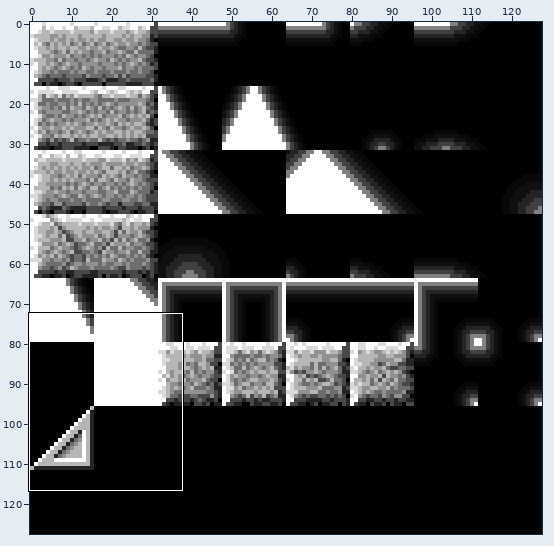
A pixel-art file gets an edit: gfx/tiles.aseprite. The picture above shows the old version from afar; the outline marks the close-up.
Close-up. As it was:
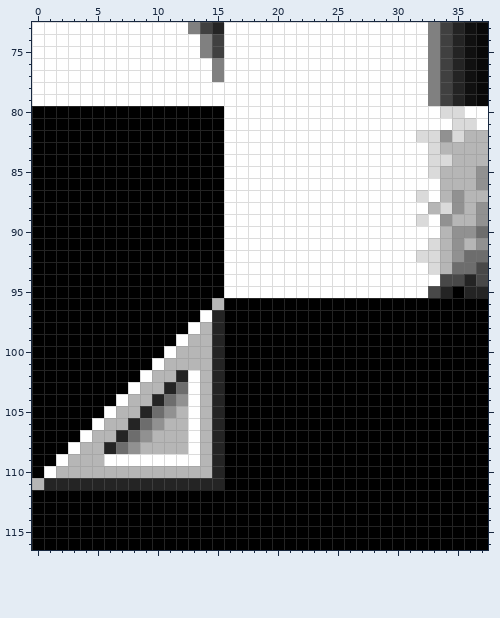
128x128 pixels, 1 frame. Colours within 5 levels of each other are drawn and written as one. Shown: x 0..37, y 73..116.
And afterwards:
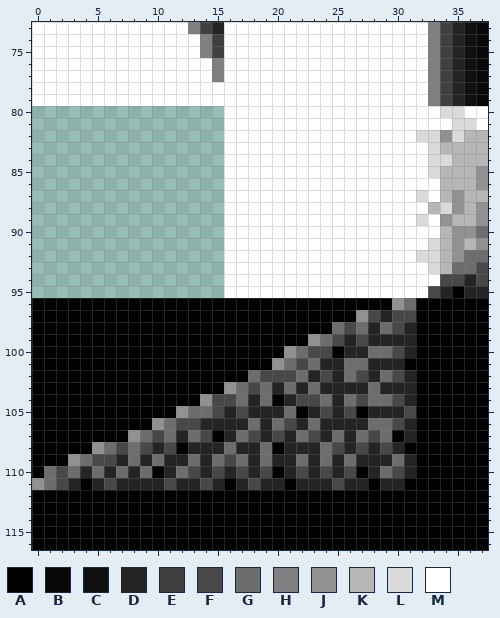
Palette (. is transparent): A #000000  B #080808  C #101010  D #242424  E #404040  F #484848  G #6d6d6d  H #808080  J #919191  K #b6b6b6  L #dadada  M #ffffff
Edits made:
@@ x 0..37 @@
  79 MMMMMMMMMMMMMMMMMMMMMMMMMMMMMMMMMHEDCB
- 80 AAAAAAAAAAAAAAAAMMMMMMMMMMMMMMMMMMLLMM
- 81 AAAAAAAAAAAAAAAAMMMMMMMMMMMMMMMMMMMLLM
- 82 AAAAAAAAAAAAAAAAMMMMMMMMMMMMMMMMLLJLKK
- 83 AAAAAAAAAAAAAAAAMMMMMMMMMMMMMMMMMLKKKK
- 84 AAAAAAAAAAAAAAAAMMMMMMMMMMMMMMMMMLLKKK
- 85 AAAAAAAAAAAAAAAAMMMMMMMMMMMMMMMMMLKKKJ
- 86 AAAAAAAAAAAAAAAAMMMMMMMMMMMMMMMMMMKKKJ
- 87 AAAAAAAAAAAAAAAAMMMMMMMMMMMMMMMMLMKJKK
- 88 AAAAAAAAAAAAAAAAMMMMMMMMMMMMMMMMMKLJKJ
- 89 AAAAAAAAAAAAAAAAMMMMMMMMMMMMMMMMLMJKKJ
- 90 AAAAAAAAAAAAAAAAMMMMMMMMMMMMMMMMMMKJJG
- 91 AAAAAAAAAAAAAAAAMMMMMMMMMMMMMMMMMLKJKJ
- 92 AAAAAAAAAAAAAAAAMMMMMMMMMMMMMMMMLLKJGG
- 93 AAAAAAAAAAAAAAAAMMMMMMMMMMMMMMMMMLKGGF
- 94 AAAAAAAAAAAAAAAAMMMMMMMMMMMMMMMMMMFFDF
- 95 AAAAAAAAAAAAAAAAMMMMMMMMMMMMMMMMMFDADD
- 96 AAAAAAAAAAAAAAAKAAAAAAAAAAAAAAAAAAAAAA
- 97 AAAAAAAAAAAAAAMDAAAAAAAAAAAAAAAAAAAAAA
- 98 AAAAAAAAAAAAAMKDAAAAAAAAAAAAAAAAAAAAAA
- 99 AAAAAAAAAAAAMKKDAAAAAAAAAAAAAAAAAAAAAA
-100 AAAAAAAAAAAMKKKDAAAAAAAAAAAAAAAAAAAAAA
-101 AAAAAAAAAAMKKKKDAAAAAAAAAAAAAAAAAAAAAA
-102 AAAAAAAAAMKKDMKDAAAAAAAAAAAAAAAAAAAAAA
-103 AAAAAAAAMKKDGMKDAAAAAAAAAAAAAAAAAAAAAA
-104 AAAAAAAMKKDGJMKDAAAAAAAAAAAAAAAAAAAAAA
-105 AAAAAAMKKDGJKMKDAAAAAAAAAAAAAAAAAAAAAA
-106 AAAAAMKKDGJKKMKDAAAAAAAAAAAAAAAAAAAAAA
-107 AAAAMKKDGJKKKMKDAAAAAAAAAAAAAAAAAAAAAA
-108 AAAMKKDGJKKKKMKDAAAAAAAAAAAAAAAAAAAAAA
-109 AAMKKKMMMMMMMMKDAAAAAAAAAAAAAAAAAAAAAA
-110 AMKKKKKKKKKKKKKDAAAAAAAAAAAAAAAAAAAAAA
-111 KDDDDDDDDDDDDDDDAAAAAAAAAAAAAAAAAAAAAA
+ 80 ................MMMMMMMMMMMMMMMMMMLLMM
+ 81 ................MMMMMMMMMMMMMMMMMMMLLM
+ 82 ................MMMMMMMMMMMMMMMMLLJLKK
+ 83 ................MMMMMMMMMMMMMMMMMLKKKK
+ 84 ................MMMMMMMMMMMMMMMMMLLKKK
+ 85 ................MMMMMMMMMMMMMMMMMLKKKJ
+ 86 ................MMMMMMMMMMMMMMMMMMKKKJ
+ 87 ................MMMMMMMMMMMMMMMMLMKJKK
+ 88 ................MMMMMMMMMMMMMMMMMKLJKJ
+ 89 ................MMMMMMMMMMMMMMMMLMJKKJ
+ 90 ................MMMMMMMMMMMMMMMMMMKJJG
+ 91 ................MMMMMMMMMMMMMMMMMLKJKJ
+ 92 ................MMMMMMMMMMMMMMMMLLKJGG
+ 93 ................MMMMMMMMMMMMMMMMMLKGGF
+ 94 ................MMMMMMMMMMMMMMMMMMFFDF
+ 95 ................MMMMMMMMMMMMMMMMMFDADD
+ 96 AAAAAAAAAAAAAAAAAAAAAAAAAAAAAAJGAAAAAA
+ 97 AAAAAAAAAAAAAAAAAAAAAAAAAAAJFDFFAAAAAA
+ 98 AAAAAAAAAAAAAAAAAAAAAAAAAGFGDGFDAAAAAA
+ 99 AAAAAAAAAAAAAAAAAAAAAAAJGFDFDDDDAAAAAA
+100 AAAAAAAAAAAAAAAAAAAAAJGFFADDGGFDAAAAAA
+101 AAAAAAAAAAAAAAAAAAAAJGFGDDGGDDDAAAAAAA
+102 AAAAAAAAAAAAAAAAAAGFFFGDFDGFDGFDAAAAAA
+103 AAAAAAAAAAAAAAAAJGFGDGDGDDDDGDDDAAAAAA
+104 AAAAAAAAAAAAAAJFFGDGADFFGDGFGGFDAAAAAA
+105 AAAAAAAAAAAAJGGFDFDDDGADFDFADDDFAAAAAA
+106 AAAAAAAAAAJGFFDDDDGDGFDGDDDDGGFDAAAAAA
+107 AAAAAAAAJGFGDGFADGFDFDGFDGDGFGADAAAAAA
+108 AAAAAJGFGFDFADDDGDDGADDDGFDFDFDAAAAAAA
+109 AAAJGFFDGDGDDGDGFGDGDDGDGDGDDDGDAAAAAA
+110 AGFGDGDGDGADGFDFDFDFADFDFDFADGFDAAAAAA
+111 JGFDADFDDDDFDDFDADFDDADDDFDDADDAAAAAAA
 112 AAAAAAAAAAAAAAAAAAAAAAAAAAAAAAAAAAAAAA
Where, in picture pixels (left, top, right, bottom), the same in both close-ups:
changed: (32, 106, 416, 490)
